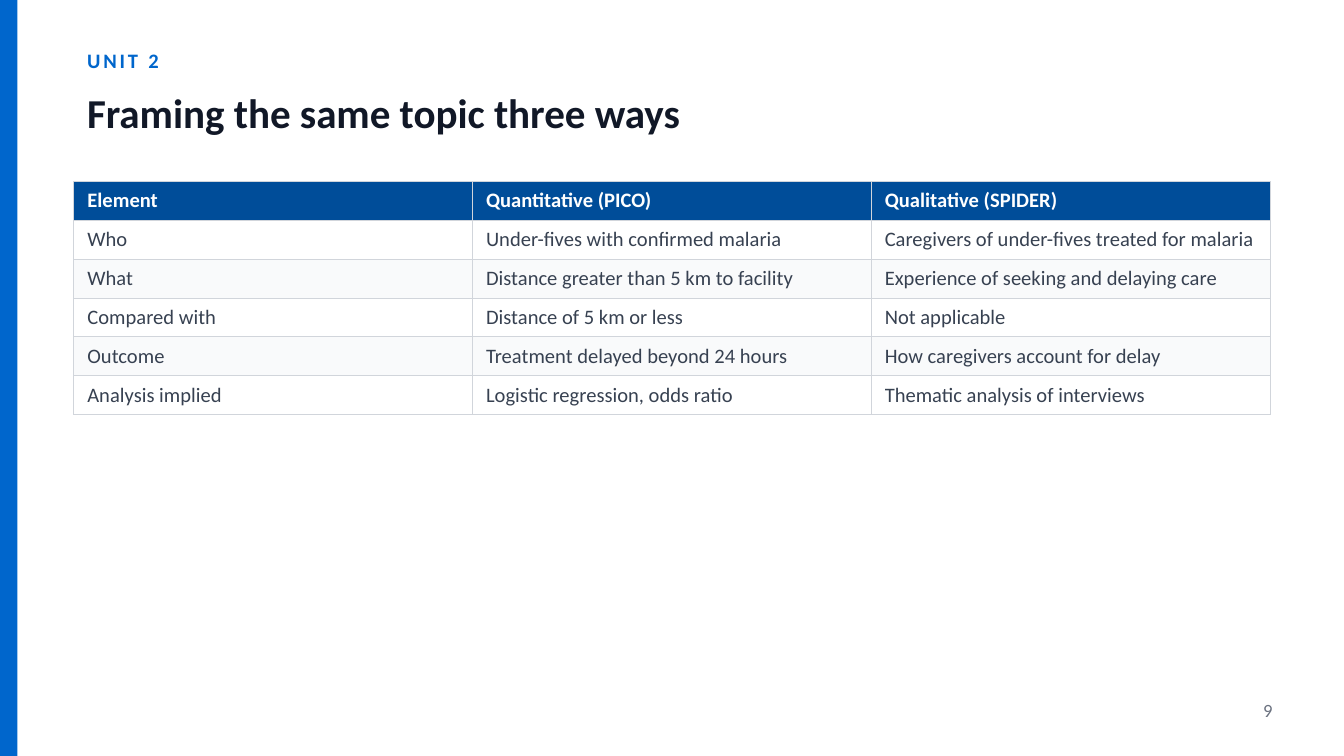
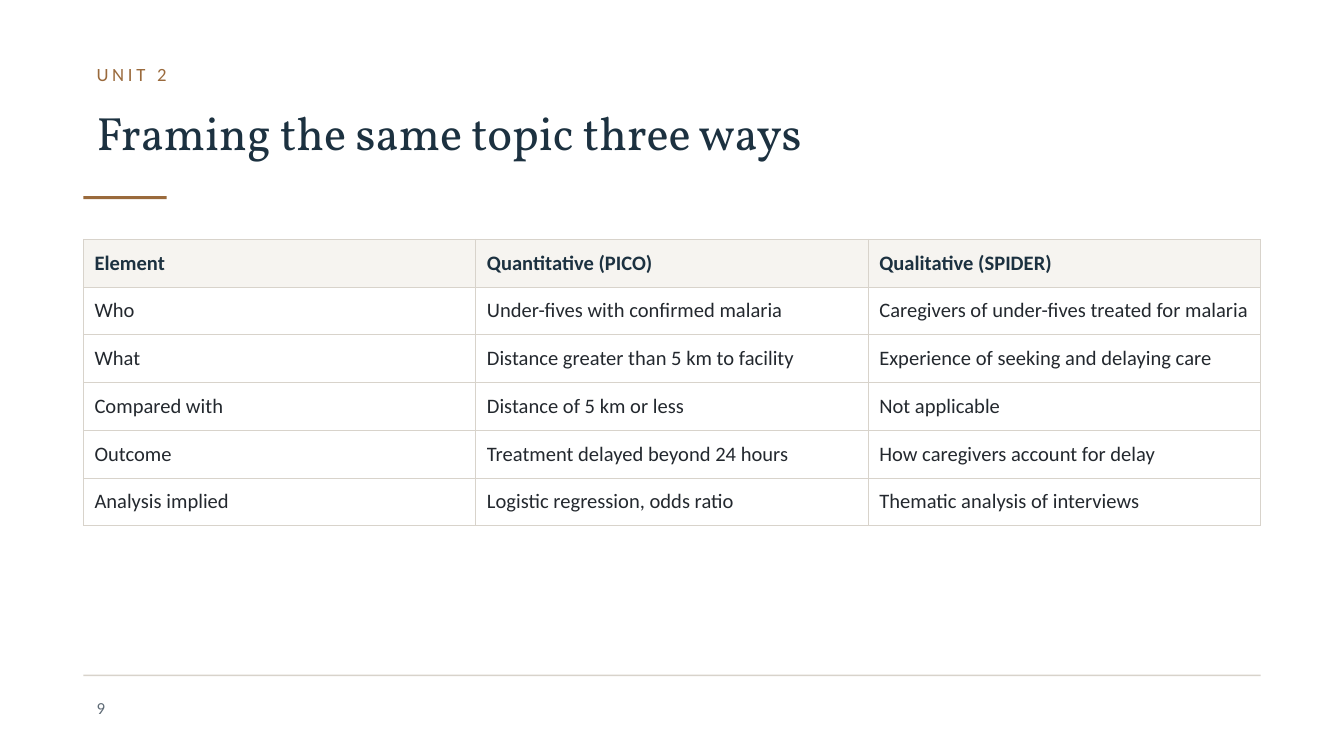
Before and after one commit to JesseAnak7534/ICBB, a slide deck: slide 9 of icbb-website/materials/research-methods/unit-02-slides.pptx. Drawn at 1344x756 pixels with LibreOffice and Linux fonts; fonts in the diff are those of the drawing; background and template pictures are left out. Boxes give left, top, right and bottom in pixels: in the first picture for what was removed or moved away, otherwise in the second. Text is boxed around its words. In the diff, an @@ line names an element or a change of style, - is before the commit and + after.

```diff
--- a/icbb-website/materials/research-methods/unit-02-slides.pptx
+++ b/icbb-website/materials/research-methods/unit-02-slides.pptx
@@ rectangle removed at (0,0,17,756) @@
@@ text "UNIT 2": place and size @@
-text "UNIT 2" at (87,54,158,68)
+text "UNIT 2" at (97,69,166,81)
@@ text "UNIT 2" at (97,69,166,81): size 11 to 10 pt, text colour #0066CC to #9A6A3C, letter spacing 1.5 to 2 pt, bold off @@
@@ text "Framing the same topic three ...": place and size @@
-text "Framing the same topic three ..." at (87,99,680,135)
+text "Framing the same topic three ..." at (97,116,802,162)
@@ text "Framing the same topic three ..." at (97,116,802,162): size 22 to 25 pt, font Calibri to Vollkorn, text colour #111827 to #1C3140, bold off @@
@@ rectangle added at (83,196,167,199), fill #9A6A3C @@
@@ table at (83,239,1261,516) @@
@@ fill #004D99 to #F6F4F0 in row 1 @@
@@ fill #F9FAFB to #FFFFFF in 6 cells @@
@@ text colour #FFFFFF to #1C3140 in "Element", "Quantitative (PICO)", "Qualitative (SPIDER)" @@
@@ text colour #374151 to #23282E in "Who", "Under-fives with confirmed malaria", "Caregivers of under-fives treated for malaria", "What" and 11 more places @@
@@ borders changed @@
@@ table: place and size @@
-table at (74,181,1271,410)
+table at (83,239,1261,516)
@@ rectangle added at (83,675,1261,676), fill #D8D3CB @@
@@ page number: place and size @@
-page number at (1263,705,1272,717)
+page number at (97,703,106,714)
@@ page number at (97,703,106,714): size 10 to 9 pt, text colour #6B7280 to #5F6B76 @@
```
Also in this commit, not shown: 18 other slides changed, 49 other files.
